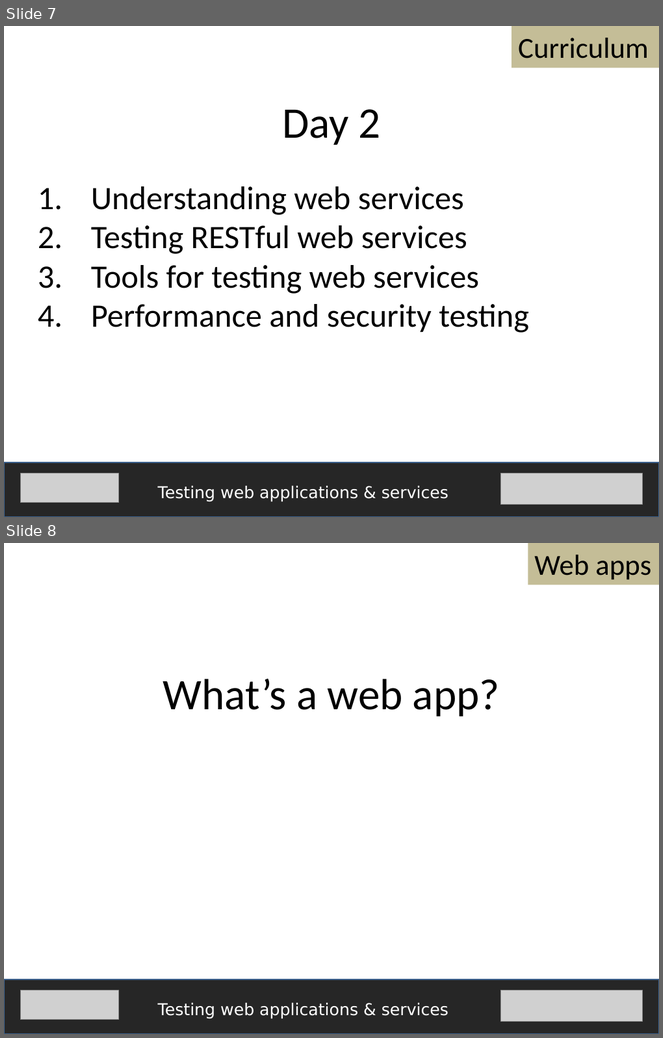
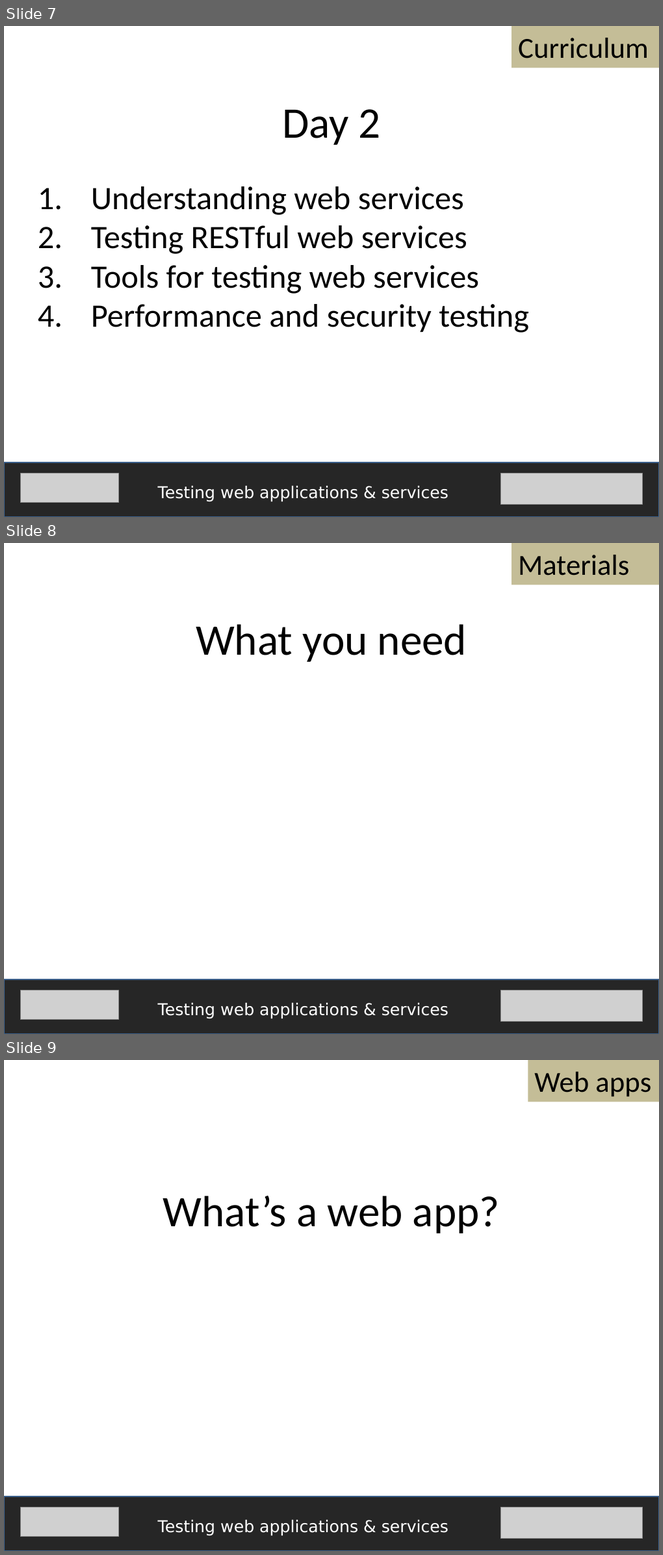
Before and after one commit to fijiaaron/testing-web-apps-and-services, a slide deck: presentations/Introduction.pptx. Shown one above the other, each under a label of ours: slides 7 and 8 before the commit, slides 7, 8 and 9 after it. The pictures are 663x1038 and 663x1555 pixels, drawn with LibreOffice and Linux fonts; fonts in the diff are those of the drawing; grey boxes stand for pictures. Boxes give left, top, right and bottom in pixels: in the first picture for what was removed or moved away, otherwise in the second. Text is boxed around its words. In the diff, an @@ line names an element or a change of style, - is before the commit and + after.

Commit message:
added slides for materials and exercise to introduction

```diff
--- a/presentations/Introduction.pptx
+++ b/presentations/Introduction.pptx
@@ slide 8 added at (x1=4, y1=543, x2=659, y2=1034), background #FFFFFF @@
@@ rectangle added at (x1=512, y1=543, x2=659, y2=585), fill #C4BD97, 32 pt, text #000000 @@
+Materials
@@ text added at (x1=196, y1=624, x2=467, y2=662), 48 pt, text #000000 @@
+What you need
@@ rectangle added at (x1=4, y1=980, x2=659, y2=1034), fill #262626, outline #3A5F8C 2 pt @@
@@ picture added at (x1=20, y1=990, x2=118, y2=1020) @@
@@ picture added at (x1=501, y1=990, x2=643, y2=1021) @@
@@ text added at (x1=158, y1=1003, x2=449, y2=1019), 18 pt, text #FFFFFF @@
+Testing web applications & services
@@ what was slide 8 is now slide 9 @@
```
Also in this commit, not shown: 1 other slide added.
